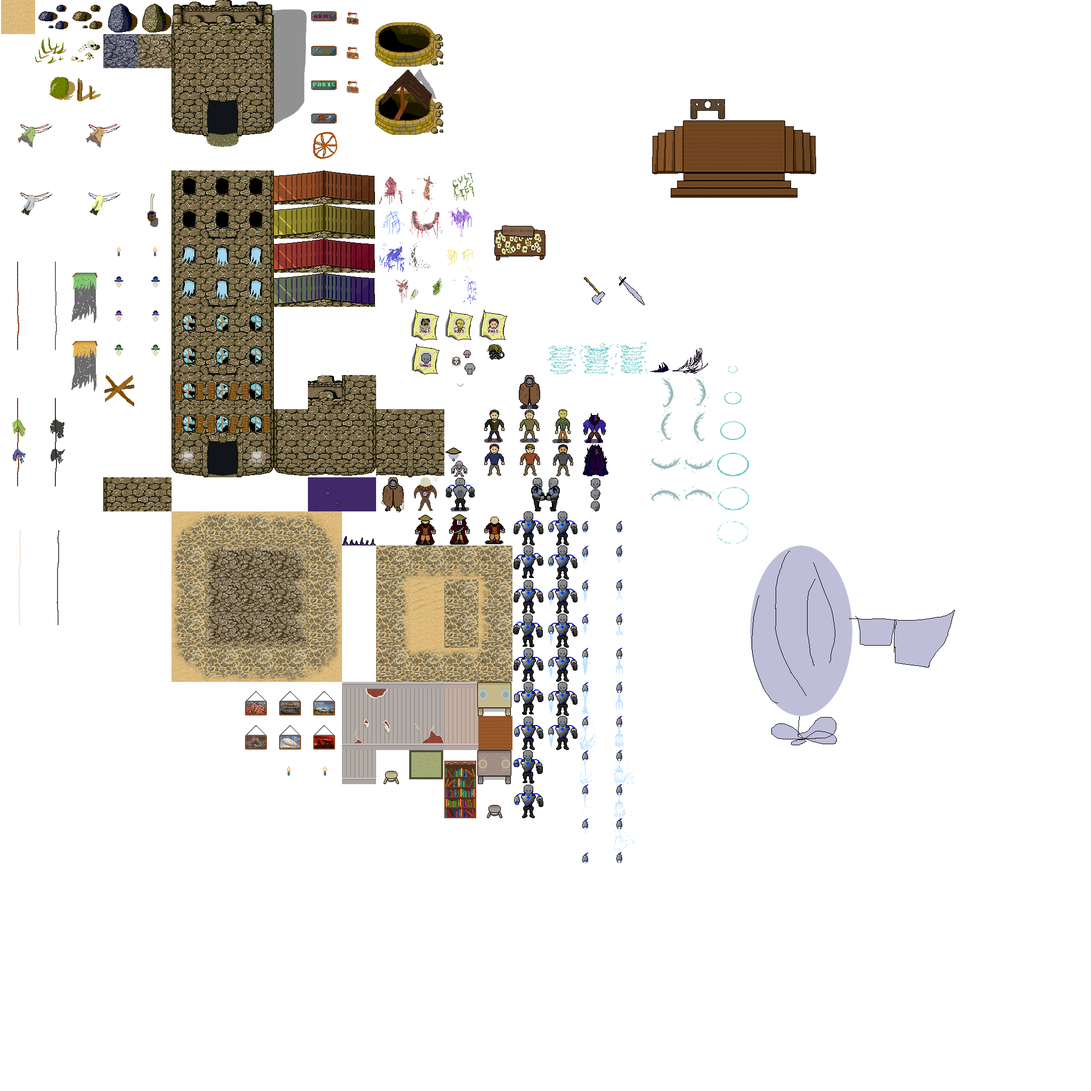
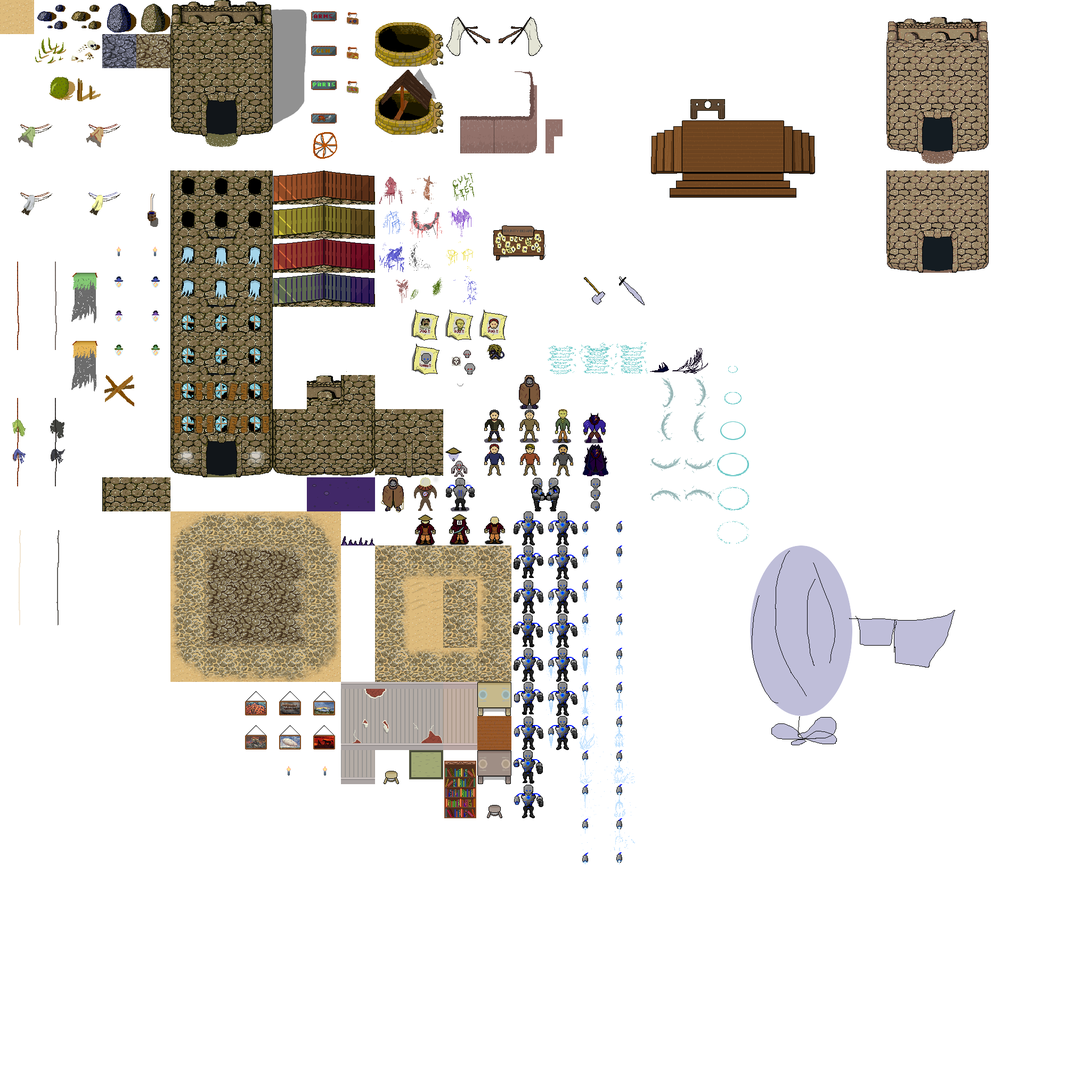
Revision of a layered 1091 × 1091 image; what changed, layer by layer:
removed layer "Ornaments" over [12, 11, 544, 785]
renamed "Layer #2" to "ornaments", painted on it over [12, 11, 544, 785]
painted on "SHadow" over [271, 9, 279, 23]
painted on "Layer" over [0, 0, 990, 785]
